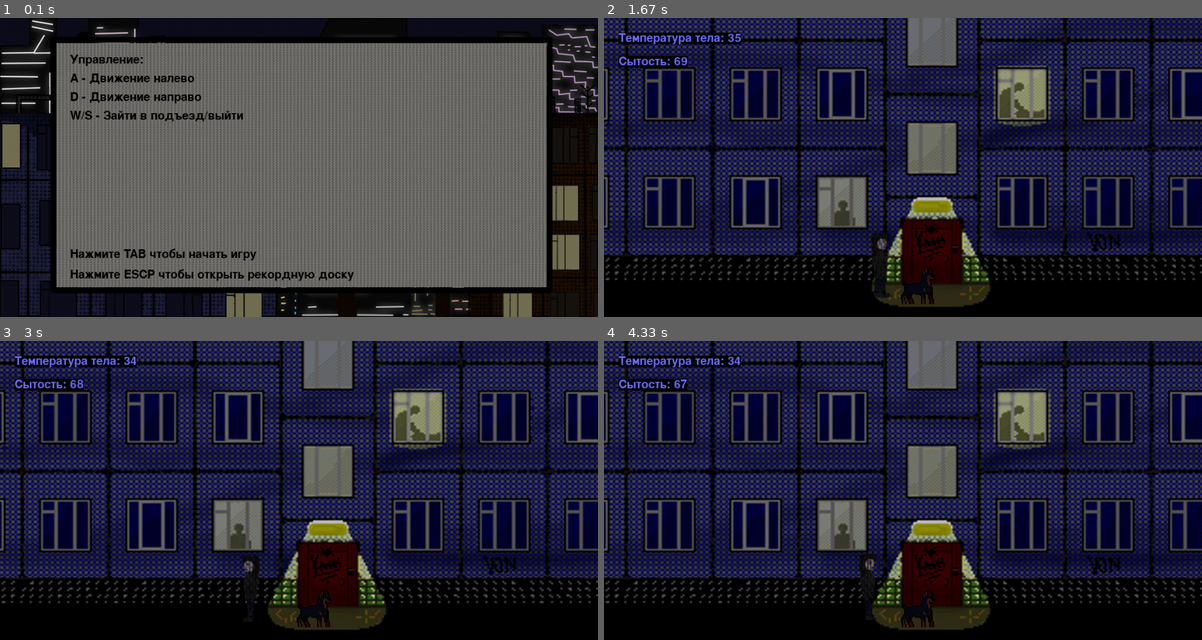
Above: before the commit, frames 1-4 (two rows, left to right).
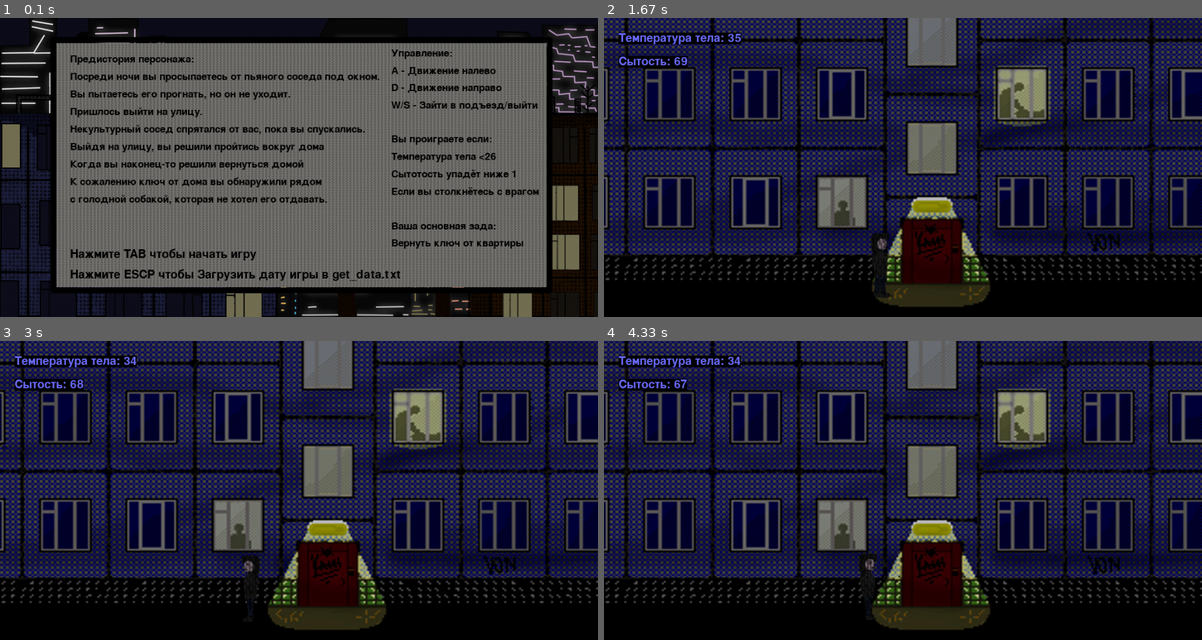
Above: after the commit, the same moments.

Repository: Stormev/Survival-entrance-Pygame
Game: pygame game, started from main.py
Two runs of this game, one before a commit and one after it. Both use one fixed random seed, a clock stepped at 60 frames per second and the inputs below.
Inputs:
- Up to frame 1 (0.1 s): no input
- Up to frame 2 (1.67 s): tap Tab at 0.33 s; hold D 0.67-1.13 s; hold W 1.17-1.47 s; hold D from 1.5 s (still down)
- Up to frame 3 (3 s): release D at 1.97 s; hold A 2-2.53 s; hold A from 2.9 s (still down)
- Up to frame 4 (4.33 s): release A at 3.3 s; hold W 3.33-3.7 s; hold D from 3.73 s (still down)

The runs differ from the first frame. In frame 1, 7.8% of the frame differs, in the area x 11-91%, y 10-88%; in frame 2, 0.3%; in frame 3, 0.3%; in frame 4, 0.3%.

Commit message:
game_update

Diff:
--- a/main.py
+++ b/main.py
@@ -47,24 +47,36 @@
              load_image('images/background_2.png')]
 
 
+def create_text(x, y, text, font):
+    tip = font.render(text, 1, pygame.Color('Black'))
+    tip_rect = tip.get_rect()
+    tip_rect.x = x
+    tip_rect.y = y
+    screen.blit(tip, tip_rect)
+
+
 def start_screen():  # Стартовый экран
     start_music = 'data/sounds/start_sound.mp3'
     pygame.mixer.music.load(start_music)
     pygame.mixer.music.play()
 
-    def create_text(x, y, text):
-        tip = font.render(text, 1, pygame.Color('Black'))
-        tip_rect = tip.get_rect()
-        tip_rect.x = x
-        tip_rect.y = y
-        screen.blit(tip, tip_rect)
-
-    intro_text = ["Управление:", 'A - Движение налево', 'D - Движение направо', 'W/S - Зайти в подъезд/выйти']
+    intro_text = ["Управление:", 'A - Движение налево', 'D - Движение направо', 'W/S - Зайти в подъезд/выйти', '',
+                  'Вы проиграете если:', "Температура тела <26", 'Сытотость упадёт ниже 1',
+                  'Если вы столкнётесь с врагом', '', 'Ваша основная зада:', 'Вернуть ключ от квартиры']
+
+    intro_text_1 = ["Предистория персонажа:", 'Посреди ночи вы просыпаетесь от пьяного соседа под окном.',
+                    'Вы пытаетесь его прогнать, но он не уходит.',
+                    'Пришлось выйти на улицу.',
+                    'Некультурный сосед спрятался от вас, пока вы спускались.',
+                    'Выйдя на улицу, вы решили пройтись вокруг дома', 'Когда вы наконец-то решили вернуться домой',
+                    'К сожалению ключ от дома вы обнаружили рядом', 'с голодной собакой, которая не хотел его отдавать.'
+                    ]
+
     fon = 'images/start_screen_controll.png'
     fon = pygame.transform.scale(load_image(fon), (WIDTH, HEIGHT))
     screen.blit(fon, (0, 0))
-    font = pygame.font.Font(None, 30)
-    text_coord = 120, 50
+    font = pygame.font.Font(None, 25)
+    text_coord = 670, 40
     for line in intro_text:
         string_rendered = font.render(line, 1, pygame.Color('Black'))
         intro_rect = string_rendered.get_rect()
@@ -74,8 +86,20 @@
         text_coord = text_coord[0], text_coord[1] + intro_rect.height
         screen.blit(string_rendered, intro_rect)
 
-    create_text(120, 395, 'Нажмите TAB чтобы начать игру')
-    create_text(120, 430, 'Нажмите ESCP чтобы открыть рекордную доску')
+    text_coord = 120, 50
+    font = pygame.font.Font(None, 25)
+    for line in intro_text_1:
+        string_rendered = font.render(line, 1, pygame.Color('Black'))
+        intro_rect = string_rendered.get_rect()
+        text_coord = text_coord[0], text_coord[1] + 12
+        intro_rect.top = text_coord[1]
+        intro_rect.x = text_coord[0]
+        text_coord = text_coord[0], text_coord[1] + intro_rect.height
+        screen.blit(string_rendered, intro_rect)
+
+    font = pygame.font.Font(None, 30)
+    create_text(120, 395, 'Нажмите TAB чтобы начать игру', font)
+    create_text(120, 430, 'Нажмите ESCP чтобы Загрузить дату игры в get_data.txt', font)
 
     def load_data():
         data = cursor.execute('''SELECT * FROM main''').fetchall()
@@ -101,7 +125,7 @@
 start_screen()
 item_group = pygame.sprite.Group()
 player_group = pygame.sprite.Group()
-all_sprites = pygame.sprite.Group
+all_sprites = pygame.sprite.Group()
 
 SCORE = 0
 TIME_LIFE = 0
@@ -117,6 +141,7 @@
 
         self.hungry = 70
         self.temp = 36
+        self.have_key = None
 
         self.Rframes = []
         self.Lframes = []
@@ -167,12 +192,13 @@
 class Enemy(pygame.sprite.Sprite):
     def __init__(self, pos_x):
         super().__init__(all_sprites)
-        self.pos_y = HEIGHT - 120
+        self.pos_y = HEIGHT - 139
         self.frames = []
         self.cut_sheet(load_image('images/Dog.png'), 4, 1)
-        self.image = self.frames[0]
+        self.image = self.frames[-1]
         self.rect = self.image.get_rect()
         self.rect = self.rect.move(pos_x, self.pos_y)
+        self.is_enemy = True
 
     def cut_sheet(self, sheet, columns, rows):  # Нарезка
         self.rect = pygame.Rect(0, 0, sheet.get_width() // columns,
@@ -187,8 +213,10 @@
 items = [[load_image('images/item_bytilka.png'), -9, -1], [load_image('images/item_chocolate.png'), 12, 3],
          [load_image('images/item_doshik.png'), 8, 2], [load_image('images/item_honey.png'), 16, 4]]
 
-
-class Item(pygame.sprite.Sprite):
+win_items = [[load_image('images/item_bone.png'), 1], [load_image('images/item_key.png'), 2]]
+
+
+class RandomItem(pygame.sprite.Sprite):
     def __init__(self, pos_x=randint(60, WIDTH - 60)):
         super().__init__(item_group)
         self.pos_y = HEIGHT - 70
@@ -200,6 +228,20 @@
         self.rect = self.rect.move(pos_x, self.pos_y)
 
 
+class Item(pygame.sprite.Sprite):
+    def __init__(self, pos_x, image=None, item_id=1):
+        super().__init__(item_group)
+        self.pos_y = HEIGHT - 50
+        self.image = image
+        self.item_id = item_id
+        if item_id == 1:  # bone
+            self.is_bone = True
+        elif item_id == 2:  # key
+            self.is_key = True
+        self.rect = self.image.get_rect()
+        self.rect = self.rect.move(pos_x, self.pos_y)
+
+
 player = Player(-100)
 
 
@@ -217,15 +259,23 @@
     global LOCATION_NOW
 
     def spawn_newItem():
-        for i in item_group:
+
+        for i in item_group:  # delete items
             i.kill()
-        for i in range(randint(0, 2)):
-            item = Item(randint(65, WIDTH - 65))
+
+        for i in all_sprites:  # delete other characters
+            i.kill()
+
+        for i in range(randint(0, 2)):  # create random items
+            RandomItem(randint(65, WIDTH - 65))
 
     if turn and len(Locations) > LOCATION_NOW + 1:
         LOCATION_NOW += 1
         cur_player.rect.x = 100
         spawn_newItem()
+        if LOCATION_NOW == 2:
+            #Enemy(WIDTH - 160)
+            Item(WIDTH - 70, image=win_items[1][0], item_id=win_items[1][1])
     elif LOCATION_NOW - 1 >= 0 and not turn:
         LOCATION_NOW -= 1
         cur_player.rect.x = WIDTH - 150
@@ -247,7 +297,7 @@
 
     font = pygame.font.Font(None, 30)
 
-    info = [f'Игра окончена! Ваш персонаж: {"Выжил" if status else "Невыжил"}', f'Ваши очки: {SCORE}',
+    info = [f'Игра окончена! Ваш персонаж: {"Выжил" if status else "Не выжил"}', f'Ваши очки: {SCORE}',
             f'Вы прожили : {TIME_LIFE} секунд', f'Ваши Результаты были успешно сохранены!',
             f'Чтобы начать новую игру нажмите TAB',]
 
@@ -290,6 +340,7 @@
 
 
 def start_game():
+    # Инициализация игры
     global TIME_LIFE
     global player_group
     global item_group
@@ -314,16 +365,22 @@
     start_music = 'data/sounds/game_sound.mp3'
     pygame.mixer.music.load(start_music)
     pygame.mixer.music.play()
-
-    dog = Enemy(500)
-
-    def collide_items():  # Проверка на колизию с предметом
+    ###
+
+    def check_collide():  # Проверка на колизию с предметом
         global SCORE
         for i in item_group:
             if player.rect.collidepoint(i.rect.center):
-                player.hungry += i.cost
-                SCORE += i.score
-                i.kill()
+                if not hasattr(i, 'item_id'):
+                    player.hungry += i.cost  # рандомный предмет
+                    SCORE += i.score
+                    i.kill()
+                elif i.item_id == 2:  # Подбор ключа
+                    player.have_key = True
+                    i.kill()
+        for i in all_sprites:
+            if player.rect.collidepoint(i.rect.center) and hasattr(i, 'is_enemy'):
+                end_game(False)
 
     # main cycle
     while True:
@@ -340,6 +397,10 @@
                     if LOCATION_NOW == centre_location and WIDTH / 2 - 50 < player.rect.x < WIDTH / 2 + 50 and \
                             not player.in_house:
                         player.hide(True)
+                    elif LOCATION_NOW == centre_location + 1 and WIDTH / 2 - 300 < player.rect.x < WIDTH / 2 - 150 and \
+                            player.have_key:
+                        player.hide(True)
+                        end_game(True)
                 elif event.key == pygame.K_s and player.in_house:  # Механика 'Подъезд'
                     player.hide(False)
 
@@ -375,7 +436,7 @@
 
         load_location(LOCATION_NOW)
         draw_status()
-        collide_items()
+        check_collide()
 
         player_group.update()
         player_group.draw(screen)
Binary file changed: data/images/Dog.png
Binary file changed: data/images/item_key.png
Binary file changed: data/scores.db
